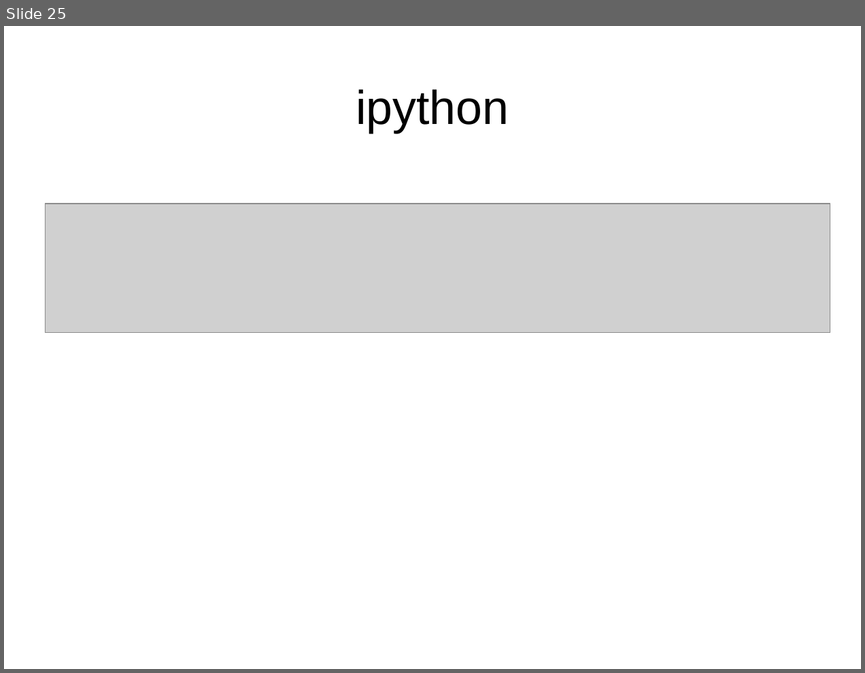
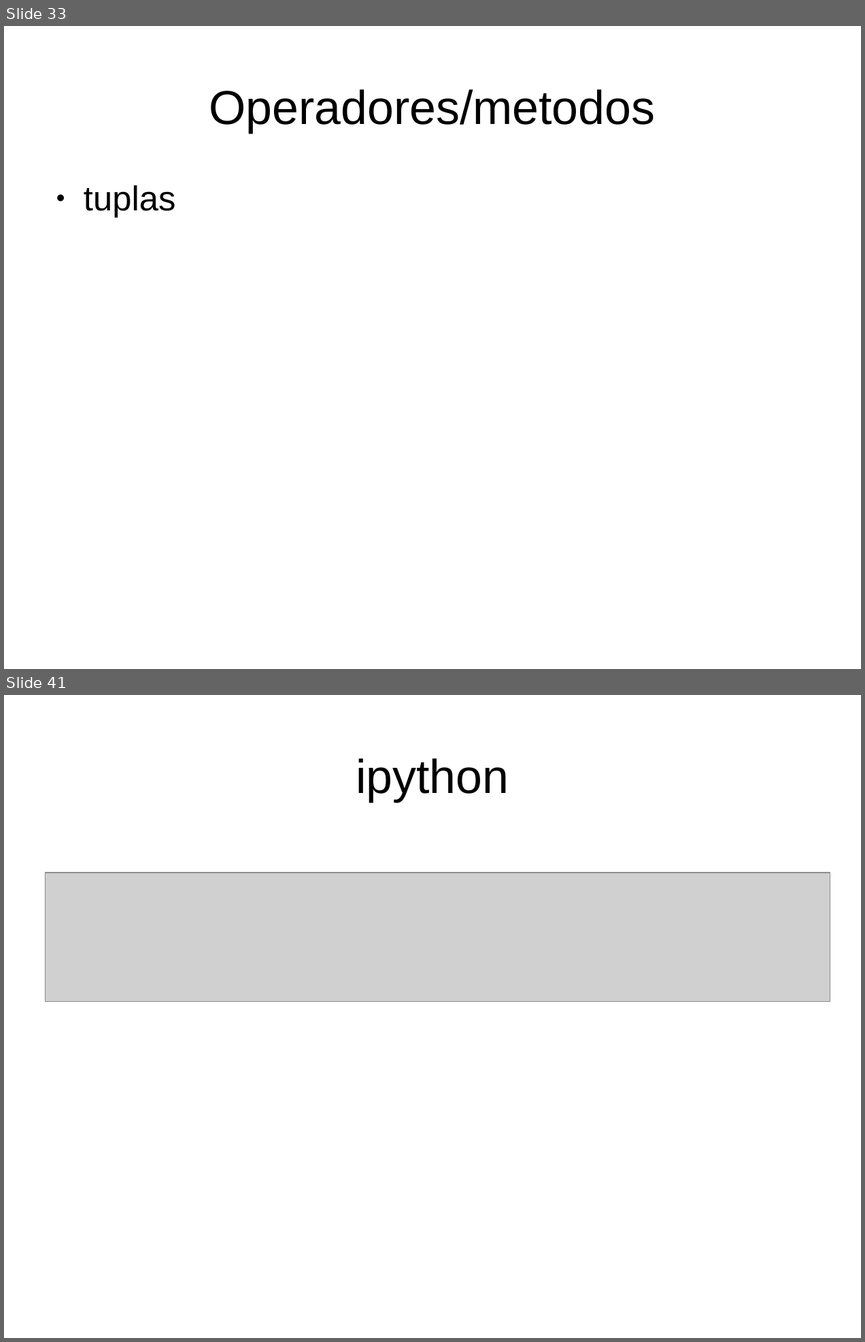
Before and after one commit to iurisegtovich/CursoSciPySEQ2018, a slide deck: arquivos_office/curso_RESUMO.odp. Shown one above the other, each under a label of ours: slide 25 before the commit, slides 33 and 41 after it; the slides between them are not shown. The pictures are 865x673 and 865x1342 pixels, drawn with LibreOffice and Linux fonts; fonts in the diff are those of the drawing; grey boxes stand for pictures. Boxes give left, top, right and bottom in pixels: in the first picture for what was removed or moved away, otherwise in the second. Text is boxed around its words. In the diff, an @@ line names an element or a change of style, - is before the commit and + after.

```diff
--- a/arquivos_office/curso_RESUMO.odp
+++ b/arquivos_office/curso_RESUMO.odp
@@ slide 33 added at (4,26,861,669), background #FFFFFF @@
@@ title added at (209,89,655,133), 44 pt, text #000000 @@
+Operadores/metodos
@@ text added at (84,185,175,218), 32 pt, text #000000 @@
+● tuplas
@@ what was slide 25 is now slide 41 @@
```
Also in this commit, not shown: 18 other slides added, 3 slides removed, 1 other file.
